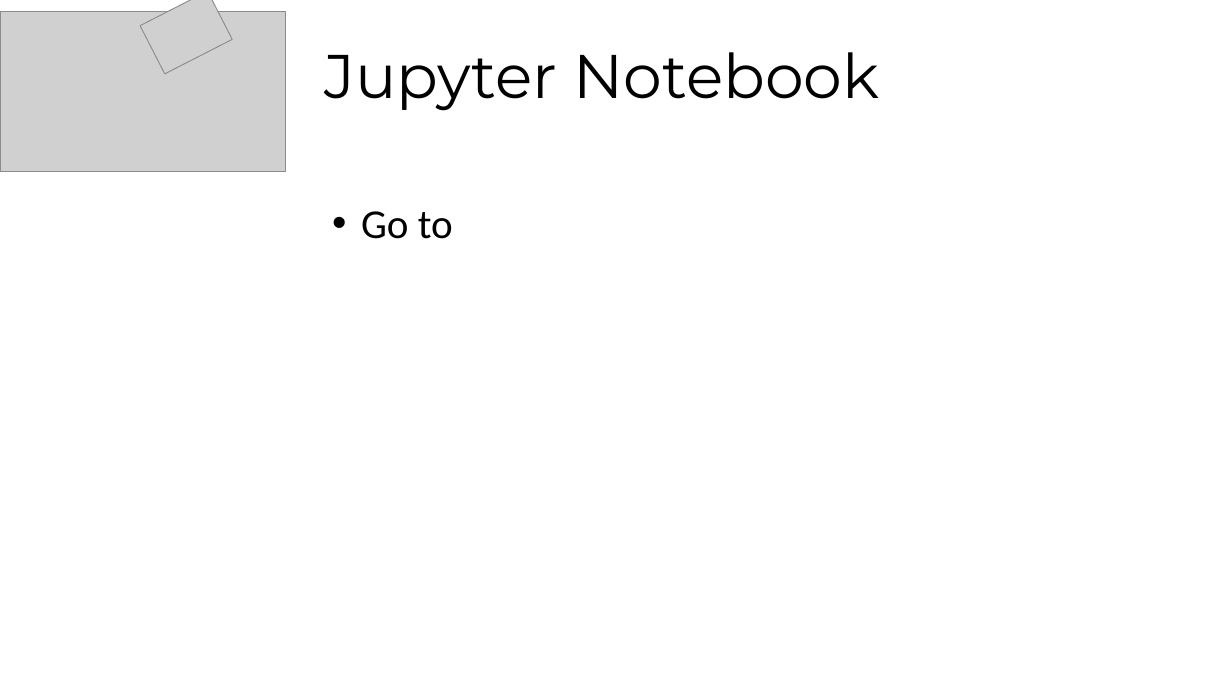
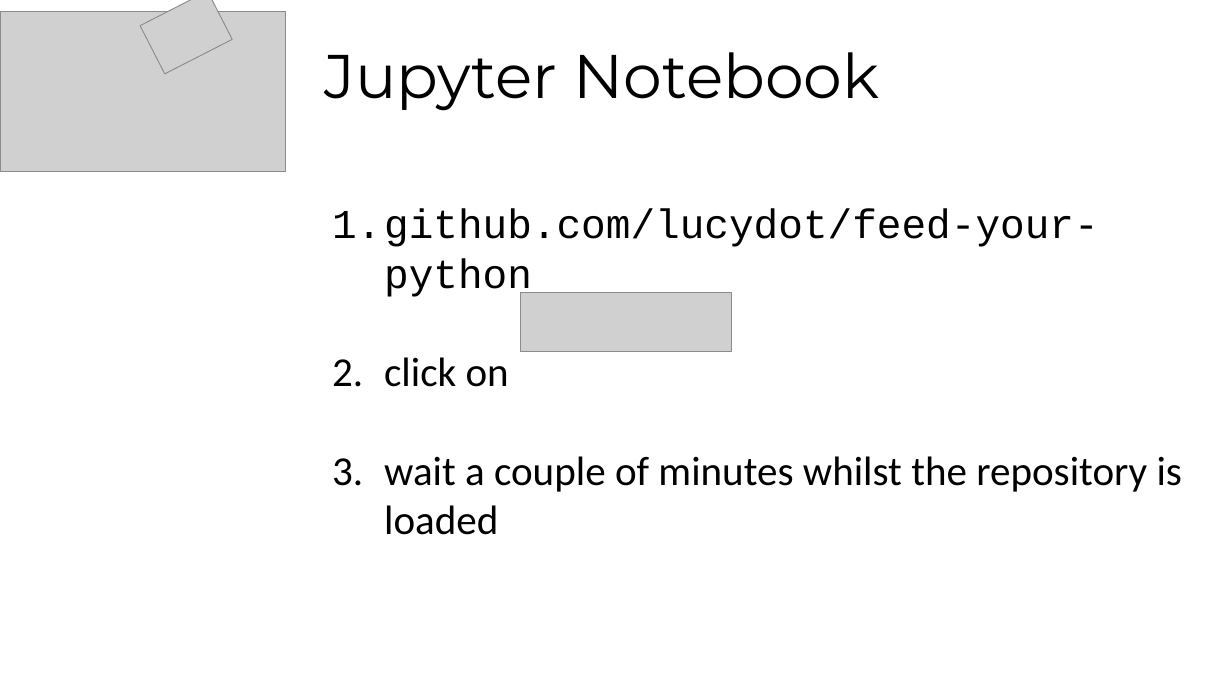
Before and after one commit to lucydot/feed-your-python, a slide deck: slide 7 of feed_your_python_with_pandas.ppt. Drawn at 1232x693 pixels with LibreOffice and Linux fonts; fonts in the diff are those of the drawing; grey boxes stand for pictures. Boxes give left, top, right and bottom in pixels: in the first picture for what was removed or moved away, otherwise in the second. Text is boxed around its words. In the diff, an @@ line names an element or a change of style, - is before the commit and + after.

```diff
--- a/feed_your_python_with_pandas.ppt
+++ b/feed_your_python_with_pandas.ppt
@@ text at (x1=332, y1=209, x2=1182, y2=492): text changed @@
-• Go to
+1. github.com/lucydot/feed-your-python
+2. click on
+3. wait a couple of minutes whilst the repository is loaded
@@ picture added at (x1=520, y1=293, x2=731, y2=352) @@
```
Also in this commit, not shown: 3 other slides changed, 1 other file.
